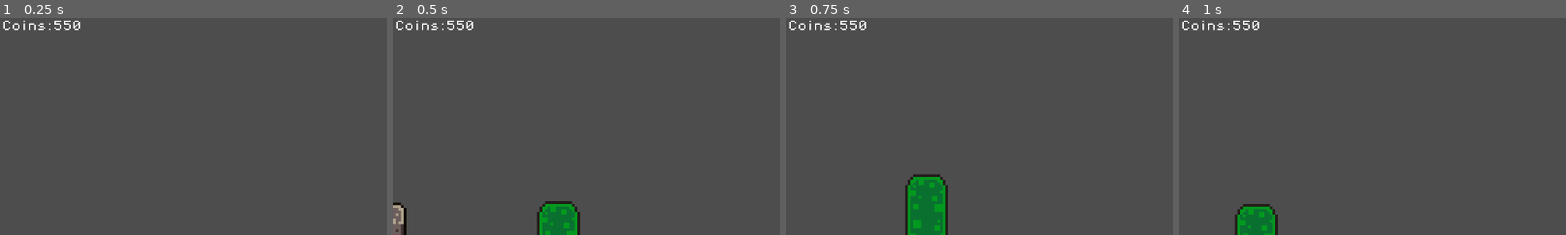
Above: before the commit, frames 1-4 (left to right).
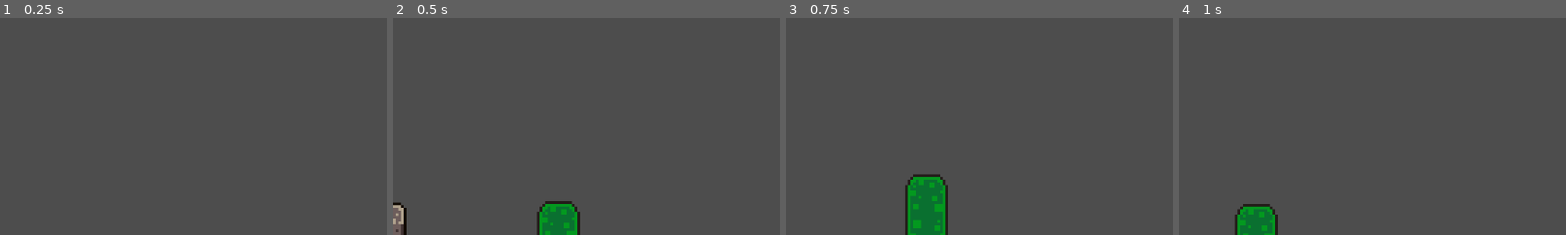
Above: after the commit, the same moments.

Repository: Matthew-Andreas/Rex-Runner-Escaping-Extinction
Game: Godot game, scene res://Scenes/mainLand.tscn
Same seed, same stepped clock (60 frames per second), same inputs: the game is played once before the commit and once after it. Before the commit the project starts from res://Scenes/game.tscn.
Inputs:
- Up to frame 1 (0.25 s): no input
- Up to frame 2 (0.5 s): no input
- Up to frame 3 (0.75 s): hold Right (move_right) from 0.53 s (still down); tap E (interact) at 0.6 s
- Up to frame 4 (1 s): keep holding Right (move_right); tap Space (Jump) at 0.77 s
The pictures show only the part of the screen within x 0-50%, y 0-50%; the shares and areas given below are measured in that part.

The runs differ from the first frame. In frame 1, 0.3% of the frame differs, in the area x 0-21%, y 1-6%; in frame 2, 0.3%; in frame 3, 0.3%; in frame 4, 0.3%.

Commit message:
Pushing before possible mess up

Diff:
--- a/Scenes/game.tscn
+++ b/Scenes/mainLand.tscn
@@ -1,22 +1,21 @@
-[gd_scene load_steps=34 format=3 uid="uid://b2d205cqye2y5"]
-
-[ext_resource type="PackedScene" uid="uid://b2t1v58vdlfht" path="res://Scenes/player.tscn" id="1_p7qnk"]
-[ext_resource type="Script" uid="uid://cxaweorifhoet" path="res://Scripts/MainLand.gd" id="1_rku1e"]
-[ext_resource type="Texture2D" uid="uid://coir1dufuadd" path="res://Assest/sprites/world_tileset.png" id="2_calkk"]
-[ext_resource type="Texture2D" uid="uid://cra02p87vr0b8" path="res://Assest/sprites/midground_/spring_.png" id="3_wp5ga"]
-[ext_resource type="Texture2D" uid="uid://n003fa5lxgnp" path="res://Assest/sprites/midground_/summer_.png" id="4_hvj25"]
-[ext_resource type="Texture2D" uid="uid://w85ddgnjghi2" path="res://Assest/sprites/3 Objects/Fishing_hut.png" id="5_a0qrf"]
-[ext_resource type="Texture2D" uid="uid://b633q8msgdkw2" path="res://Assest/sprites/3 Objects/Water.png" id="6_5jks3"]
-[ext_resource type="Script" uid="uid://bysgbrkuparg5" path="res://Scripts/CoinsUI.gd" id="6_rfjv2"]
-[ext_resource type="Texture2D" uid="uid://dequ4l87s8vgh" path="res://Assest/sprites/DinoSprites - vita.png" id="7_487vo"]
-[ext_resource type="Texture2D" uid="uid://cwgq1i3537cyt" path="res://Assest/sprites/3 Objects/Boat.png" id="8_1wcmv"]
-[ext_resource type="FontFile" uid="uid://dwxqiucqib8po" path="res://Assest/fonts/PixelOperator8.ttf" id="9_h4fw4"]
-[ext_resource type="Script" uid="uid://dnur25np7t7t6" path="res://Scripts/BoatSeller.gd" id="10_ldgsr"]
-[ext_resource type="PackedScene" uid="uid://b35xp2ttecyr7" path="res://Scenes/instruction_object.tscn" id="11_o5yvi"]
-[ext_resource type="PackedScene" uid="uid://bilvcqsbloc1l" path="res://Scenes/dialog_select_menu.tscn" id="14_1phco"]
+[gd_scene load_steps=33 format=3 uid="uid://b2d205cqye2y5"]
+
+[ext_resource type="Script" uid="uid://cxaweorifhoet" path="res://Scripts/MainLand.gd" id="1_x7bt0"]
+[ext_resource type="Texture2D" uid="uid://w85ddgnjghi2" path="res://Assest/sprites/3 Objects/Fishing_hut.png" id="2_yiqtn"]
+[ext_resource type="Texture2D" uid="uid://coir1dufuadd" path="res://Assest/sprites/world_tileset.png" id="3_gqfpk"]
+[ext_resource type="PackedScene" uid="uid://b2t1v58vdlfht" path="res://Scenes/player.tscn" id="4_t7vw6"]
+[ext_resource type="FontFile" uid="uid://dwxqiucqib8po" path="res://Assest/fonts/PixelOperator8.ttf" id="5_nep7u"]
+[ext_resource type="Texture2D" uid="uid://cra02p87vr0b8" path="res://Assest/sprites/midground_/spring_.png" id="7_a4pux"]
+[ext_resource type="Texture2D" uid="uid://n003fa5lxgnp" path="res://Assest/sprites/midground_/summer_.png" id="8_ttbho"]
+[ext_resource type="Texture2D" uid="uid://b633q8msgdkw2" path="res://Assest/sprites/3 Objects/Water.png" id="9_a6kvg"]
+[ext_resource type="Texture2D" uid="uid://cwgq1i3537cyt" path="res://Assest/sprites/3 Objects/Boat.png" id="10_seosg"]
+[ext_resource type="Script" uid="uid://dnur25np7t7t6" path="res://Scripts/BoatSeller.gd" id="11_tguuv"]
+[ext_resource type="Texture2D" uid="uid://dequ4l87s8vgh" path="res://Assest/sprites/DinoSprites - vita.png" id="12_js3w7"]
+[ext_resource type="PackedScene" uid="uid://b35xp2ttecyr7" path="res://Scenes/instruction_object.tscn" id="13_tfyrk"]
+[ext_resource type="PackedScene" uid="uid://bilvcqsbloc1l" path="res://Scenes/dialog_select_menu.tscn" id="14_occqk"]
 
 [sub_resource type="TileSetAtlasSource" id="TileSetAtlasSource_ghnoh"]
-texture = ExtResource("2_calkk")
+texture = ExtResource("3_gqfpk")
 0:0/0 = 0
 0:0/0/physics_layer_0/polygon_0/points = PackedVector2Array(-8, -8, 8, -8, 8, 8, -8, 8)
 1:0/0 = 0
@@ -1253,18 +1252,6 @@
 process_callback = 0
 position_smoothing_enabled = true
 
-[node name="UINode" type="CanvasLayer" parent="Player"]
-
-[node name="Label" type="Label" parent="Player/UINode"]
-visibility_layer = 3
-offset_left = 3.0
-offset_top = 4.0
-offset_right = 519.0
-offset_bottom = 105.0
-theme_override_fonts/font = ExtResource("9_h4fw4")
-theme_override_font_sizes/font_size = 16
-script = ExtResource("6_rfjv2")
-
 [node name="TileMap2" type="TileMap" parent="."]
 position = Vector2(-1, 1)
 scale = Vector2(2, 2)
@@ -1381,17 +1368,16 @@
 offset_top = 42.5
 offset_right = 75.0
 offset_bottom = 58.5
-theme_override_fonts/font = ExtResource("9_h4fw4")
+theme_override_fonts/font = ExtResource("5_nep7u")
 theme_override_font_sizes/font_size = 8
 text = "Ok"
 
-[node name="DialogSelectMenu" parent="Boat Seller/DialogBlock" instance=ExtResource("14_1phco")]
+[node name="DialogSelectMenu" parent="Boat Seller/DialogBlock" instance=ExtResource("14_occqk")]
 position = Vector2(-25, -108.5)
 scale = Vector2(0.5, 0.5)
 
 [connection signal="talkingWithBoatGuy" from="." to="Boat Seller" method="_on_game_talking_with_boat_guy"]
 [connection signal="interactwithNPC" from="Player" to="." method="_on_player_interactwith_npc"]
-[connection signal="walkedUpToNPC" from="Player" to="." method="_on_player_walked_up_to_npc"]
 [connection signal="body_entered" from="Boat Seller/AnimatedSprite2D/InteractionArea" to="Player" method="_on_interaction_area_body_entered"]
 [connection signal="body_entered" from="Boat Seller/AnimatedSprite2D/InteractionArea" to="Boat Seller" method="_on_interaction_area_body_entered"]
 [connection signal="body_exited" from="Boat Seller/AnimatedSprite2D/InteractionArea" to="Player" method="_on_interaction_area_body_exited"]
--- a/Scripts/player.gd
+++ b/Scripts/player.gd
@@ -4,10 +4,6 @@
 const SPEED = 460.0
 const JUMP_VELOCITY = -700.0
 
-#var gameScene = preload("res://Scenes/game.tscn")
-#@export var FisherNPC = Label
-
-signal walkedUpToNPC(name:String)
 signal interactwithNPC(name:String)
 
 
@@ -57,13 +53,3 @@
 
 	if nextToBoatGuy and Input.is_action_just_pressed("interact"):
 		interactwithNPC.emit("Boat Seller")
-
-
-#func _on_interaction_area_body_entered(body: Node2D) -> void:
-	#nextToBoatGuy = true
-	#walkedUpToNPC.emit("Boat Seller")
-
-
-#func _on_interaction_area_body_exited(body: Node2D) -> void:
-	#nextToBoatGuy = false
-	#walkedUpToNPC.emit("Boat Seller")
--- a/project.godot
+++ b/project.godot
@@ -11,7 +11,7 @@
 [application]
 
 config/name="Seconf-iteration"
-run/main_scene="res://Scenes/game.tscn"
+run/main_scene="res://Scenes/mainLand.tscn"
 config/features=PackedStringArray("4.4", "Forward Plus")
 config/icon="res://icon.svg"
 
Not shown: 1 places in Scenes/base_npc.tscn that only renumber resources
Not shown: 11 places in Scenes/mainLand.tscn that only renumber resources
Not shown: 1 places in Scenes/player.tscn that only renumber resources
